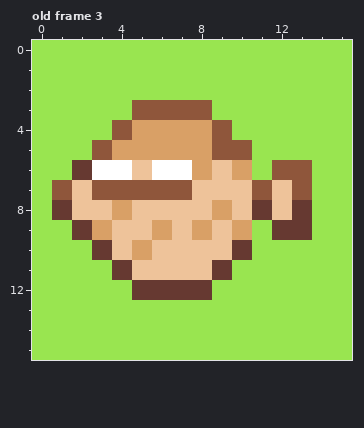
Pixel-art file: graphics/puffer.aseprite. Above: the version before the commit.
16x16 pixels, 3 frames. Shown: old frame 3. The commit also changed other frames, which this record leaves out.
Now the later version:
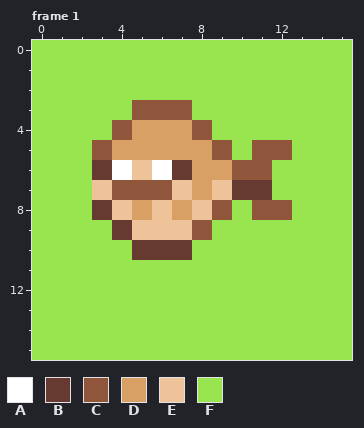
Palette (. is transparent): A #ffffff  B #663931  C #8f563b  D #d9a066  E #eec39a  F #99e550
A new or re-ordered frame is compared with the old frame closest to it.
The commit says: fixed frito arm length + puffer animation
Edits made:
frames 3 -> 10
Frame 1 is new; against old frame 3, layer "Layer 2":
The edit turns colour A into colour B in row 6 at x 3 and 7.
The edit turns colour C into colour B in row 7 at x 11.
The edit turns colour D into colour B in row 10 at x 5.
The edit turns colour E into colour B in row 7 at x 10; in row 8 at x 3; in row 9 at x 4; in row 10 at x 6 to 7.
The edit turns colour B into colour C in row 8 at x 11.
The edit turns colour D into colour C in row 4 at x 8; in row 6 at x 10; in row 8 at x 9; in row 9 at x 8.
The edit turns colour E into colour C in row 8 at x 12.
The edit turns colour F into colour C in row 5 at x 11 to 12; in row 6 at x 11.
The edit turns colour E into colour D in row 6 at x 9; in row 7 at x 8; in row 8 at x 5 and 7.
The edit turns colour C into colour E in row 7 at x 3 and 7.
The edit turns colour D into colour E in row 8 at x 4; in row 9 at x 6.
The edit turns colour B into colour F in row 6 at x 2; in row 8 at x 1 and 13; in row 9 at x 2 and 12 to 13; in row 10 at x 3 and 10; in row 11 at x 4 and 9; in row 12 at x 5 to 8.
The edit turns colour C into colour F in row 3 at x 8; in row 4 at x 9; in row 5 at x 10; in row 6 at x 12 to 13; in row 7 at x 1 and 13.
The edit turns colour D into colour F in row 9 at x 3 and 10.
The edit turns colour E into colour F in row 7 at x 2 and 12; in row 8 at x 2 and 10; in row 9 at x 9; in row 10 at x 4 and 8 to 9; in row 11 at x 5 to 8.
Where, in picture pixels (left, top, right, bottom), the same in both pictures:
changed: (52, 100, 312, 300)
